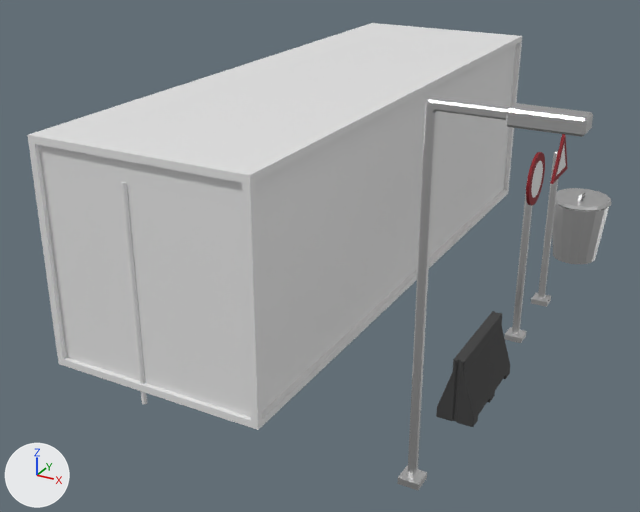
Two versions of the Blender file Assets/art/blender/smallObjects.blend, one commit apart.
Rendered twice from a camera (50 mm lens) standing at (2.94, -7.45, 6.18) and looking at (-3.06, 3.46, 0.72). The axes (+X, +Y, +Z) are drawn at lower left. The lights are the same throughout.

Objects in the first picture: 'Cube', 'Cylinder', 'TarfficBarrier', 'streetLight', 'trafficSignCircle', 'trafficSignTriangle', 'trashcan', 'trashcanLid'.
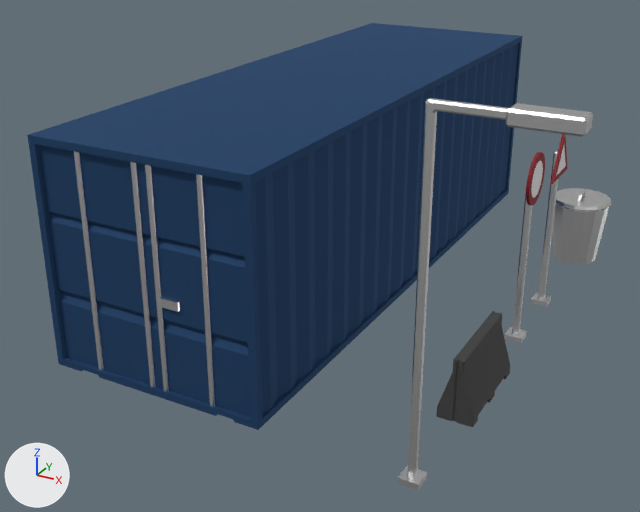
Diff of the bpy script that builds the scene:
```diff
--- a/Assets/art/blender/smallObjects.blend.py
+++ b/Assets/art/blender/smallObjects.blend.py
@@ mat_container @@
+mat_container = principled_material('container')
+mat_container.base_color = (0.0321, 0.0898, 0.214)  # blue #32557f
+mat_container.metallic = 0.754
+mat_container.roughness = 0.817
+mat_container.specular_ior_level = 0.246
@@ me_cube @@
 # used by ob_cube; location = (-3.6, 4.8, 1.6)
-me_cube.from_pydata(...)  # 72 vertices, 70 faces; spans x -1.6..1.6, y -4.8..4.86, z -1.6..1.6
+me_cube.from_pydata(...)  # 1932 vertices, 1934 faces; spans x -1.6..1.6, y -4.8..4.8, z -1.6..1.6
+# me_cube part 1: 6 vertices moved from x -1.5..1.5, y 4.86, z -1.5..1.5 to x -1.5..1.5, y 4.73, z -1.5..1.5; 6 vertices removed from x -1.52..1.52, y -4.7..4.86, z -1.5..1.5; 1866 vertices added at x -1.6..1.6, y -4.8..4.8, z -1.6..1.6
+# me_cube part 2: 9 faces spanning x -0.06..0.06, y -4.8..4.8, z -1.6..1.6 switch from no material to mat_container (blue #32557f)
@@ me_cylinder_003 @@
+me_cylinder_003.from_pydata(...)  # a 16-sided cylinder along z spanning x -1.0..1.0, y -1.0..1.0, z -1.0..1.0
+me_cylinder_003.materials.append(mat_shinymetal)  # white #e7e7e7
@@ me_cylinder_002 @@
+me_cylinder_002.from_pydata(...)  # a 16-sided cylinder along z spanning x -1.0..1.0, y -1.0..1.0, z -1.0..1.0
+me_cylinder_002.materials.append(mat_shinymetal)  # white #e7e7e7
@@ me_cube_001 @@
+me_cube_001.from_pydata(...)  # a box spanning x -1.0..1.0, y -1.0..1.0, z -1.0..1.0
+me_cube_001.materials.append(mat_shinymetal)  # white #e7e7e7
@@ me_cylinder_001 @@
+me_cylinder_001.from_pydata(...)  # a 16-sided cylinder along z spanning x -1.0..1.0, y -1.0..1.0, z -1.0..1.0
+me_cylinder_001.materials.append(mat_shinymetal)  # white #e7e7e7
@@ ob_cylinder_003 @@
+ob_cylinder_003 = bpy.data.objects.new('Cylinder.003', me_cylinder_003)
+ob_cylinder_003.location = (-4.48, 0.05, 1.6)
+ob_cylinder_003.scale = (0.0351, 0.0351, 1.51)
@@ ob_cylinder_002 @@
+ob_cylinder_002 = bpy.data.objects.new('Cylinder.002', me_cylinder_002)
+ob_cylinder_002.location = (-2.7, 0.05, 1.6)
+ob_cylinder_002.scale = (0.0351, 0.0351, 1.51)
@@ ob_cube_001 @@
+ob_cube_001 = bpy.data.objects.new('Cube.001', me_cube_001)
+ob_cube_001.location = (-3.26, 0.09, 1.36)
+ob_cube_001.scale = (0.158, 0.0628, 0.0589)
@@ ob_cylinder_001 @@
+ob_cylinder_001 = bpy.data.objects.new('Cylinder.001', me_cylinder_001)
+ob_cylinder_001.location = (-3.41, 0.05, 1.6)
+ob_cylinder_001.scale = (0.0351, 0.0351, 1.51)
```

Boxes [x1, y1, x2, y2] around the edits, measured in the pictures (640 x 512 px):
'Cylinder.002', added: after [196, 174, 215, 407]
'Cylinder.001', added: after [145, 165, 169, 392]
'Cylinder.003', added: after [74, 151, 104, 371]
'Cube.001', added: after [159, 297, 180, 312]
part 1 of me_cube, built on: before [255, 43, 520, 419]; after [27, 23, 522, 430]
part 2 of me_cube, recoloured: [127, 153, 158, 396] in both
